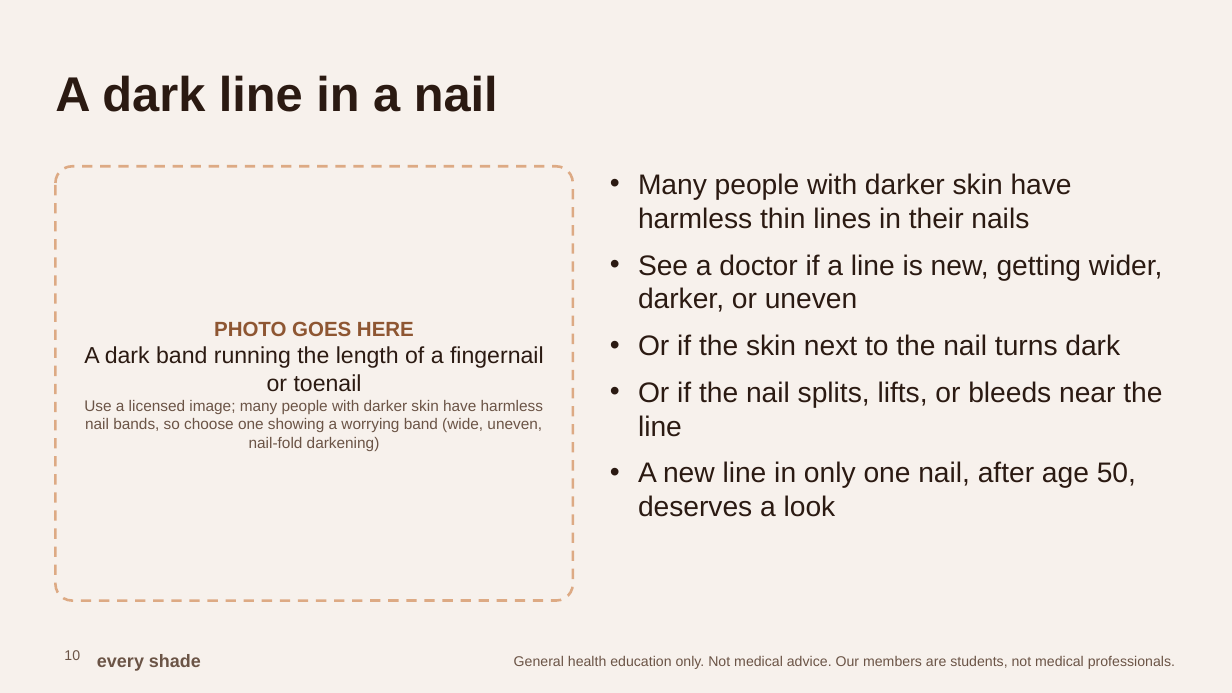
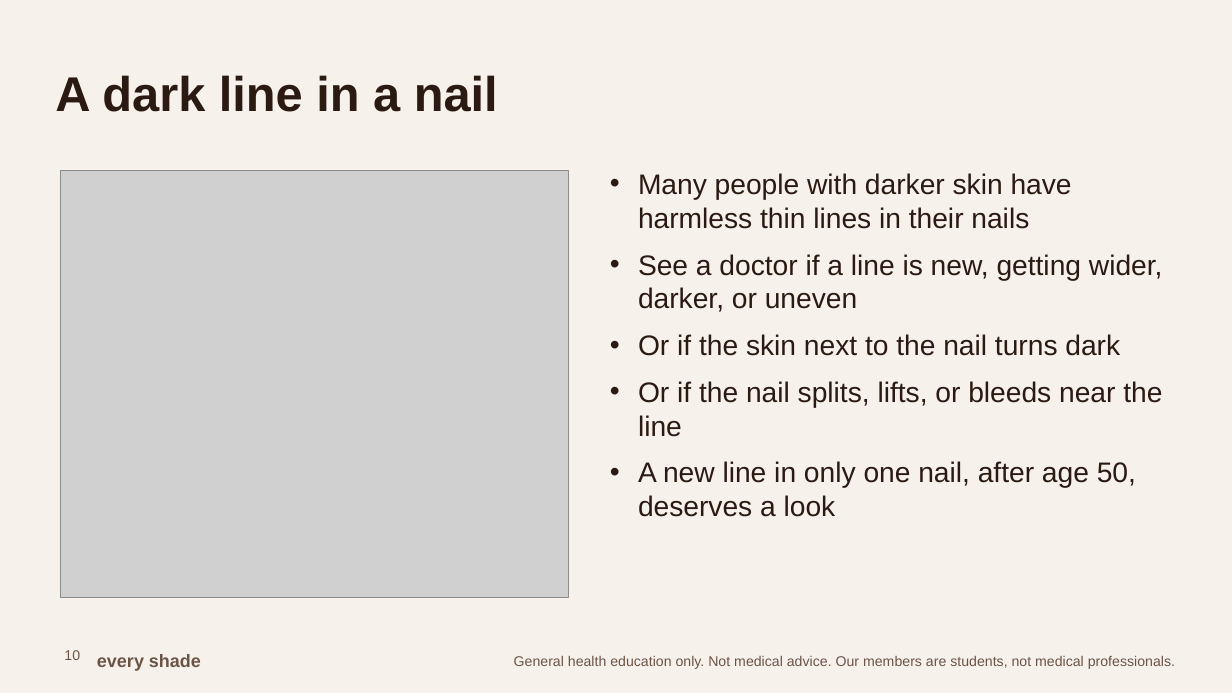
Before and after one commit to ZainJaffar06/everyshade, a slide deck: slide 10 of talk-kit/slides/Every-Shade-Senior-Talk-2026-11-20.pptx. Drawn at 1232x693 pixels with LibreOffice and Linux fonts; fonts in the diff are those of the drawing; grey boxes stand for pictures. Boxes give left, top, right and bottom in pixels: in the first picture for what was removed or moved away, otherwise in the second. Text is boxed around its words. In the diff, an @@ line names an element or a change of style, - is before the commit and + after.

```diff
--- a/talk-kit/slides/Every-Shade-Senior-Talk-2026-11-20.pptx
+++ b/talk-kit/slides/Every-Shade-Senior-Talk-2026-11-20.pptx
@@ rounded rectangle at [55,166,573,601]: outline #DDAA84 2 pt dashed to #F7F1EC 1 pt @@
@@ picture added at [60,171,568,598] @@
@@ text removed at [84,321,544,451] @@
-PHOTO GOES HERE
-A dark band running the length of a fingernail or toenail
-Use a licensed image; many people with darker skin have harmless nail bands, so choose one showing a worrying band (wide, uneven, nail-fold darkening)
```
Also in this commit, not shown: 10 other slides changed, 17 other files.
